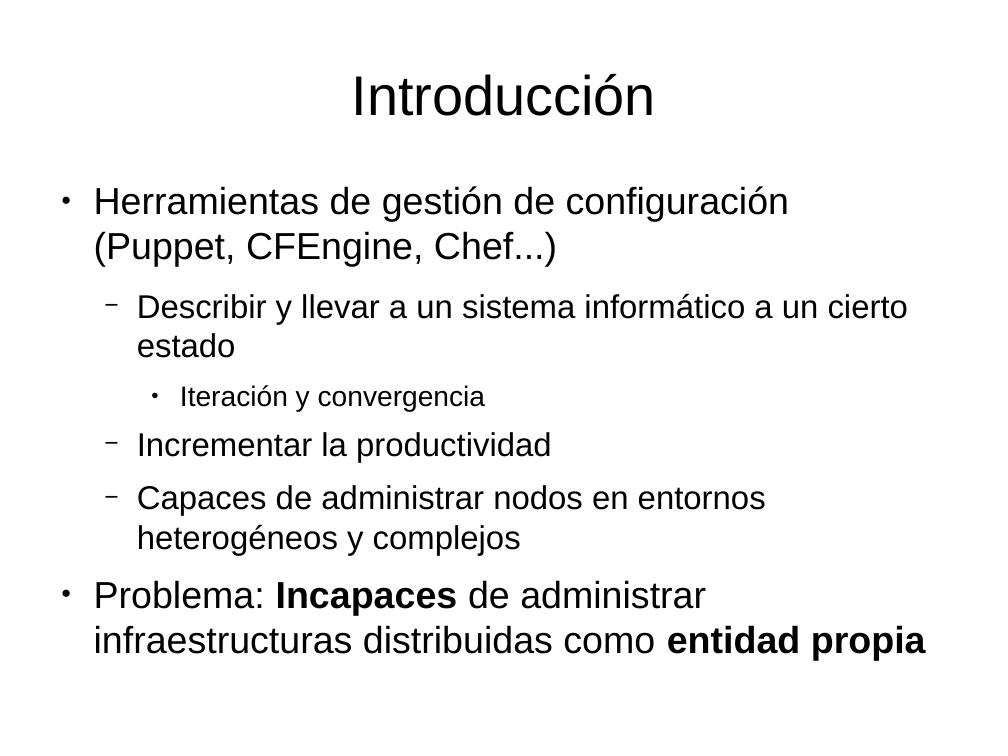
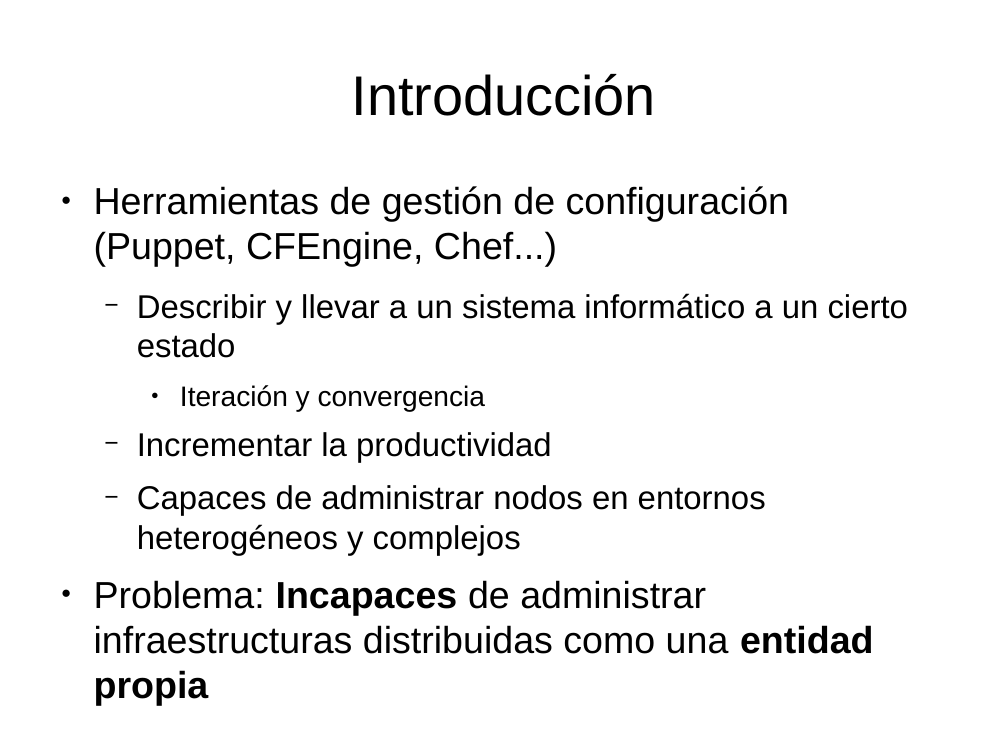
Before and after one commit to dcere/pfc, a slide deck: slide 3 of adm/presentacion/presentacion.odp. Drawn at 1008x756 pixels with LibreOffice and Linux fonts; fonts in the diff are those of the drawing. Boxes give left, top, right and bottom in pixels: in the first picture for what was removed or moved away, otherwise in the second. Text is boxed around its words. In the diff, an @@ line names an element or a change of style, - is before the commit and + after.

```diff
--- a/adm/presentacion/presentacion.odp
+++ b/adm/presentacion/presentacion.odp
@@ text at [94,580,874,705]: text changed @@
-● Problema: Incapaces de administrar infraestructuras distribuidas como entidad propia
+● Problema: Incapaces de administrar infraestructuras distribuidas como una entidad propia
```
Also in this commit, not shown: 7 other slides changed, 1 slide added, 1 slide removed, 1 other file.
